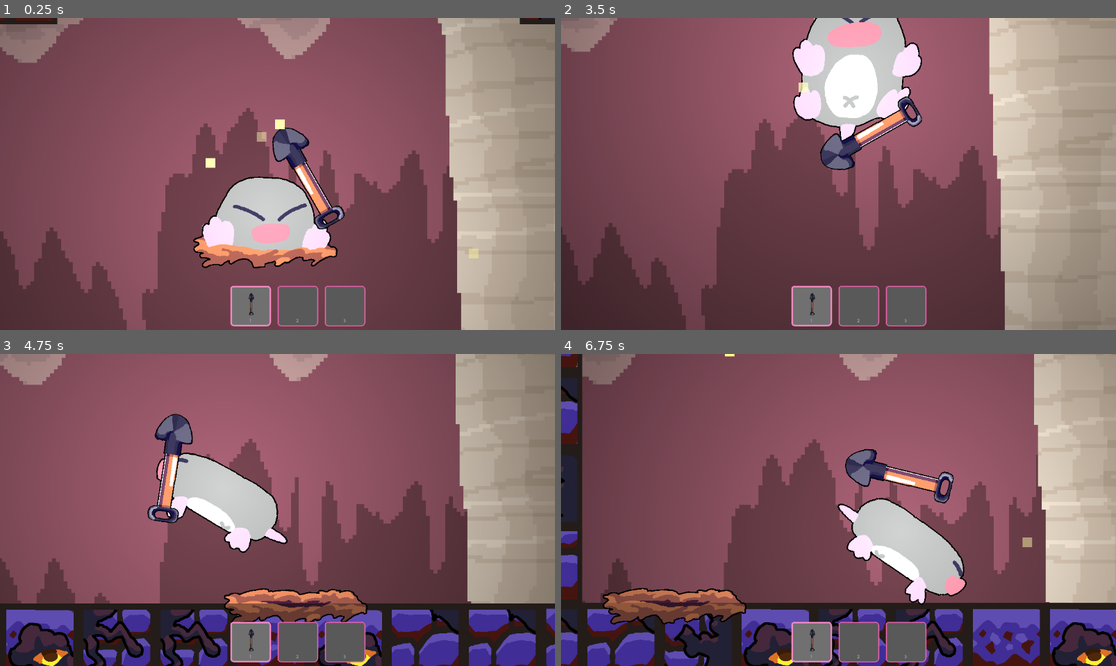
Above: before the commit, frames 1-4 (two rows, left to right).
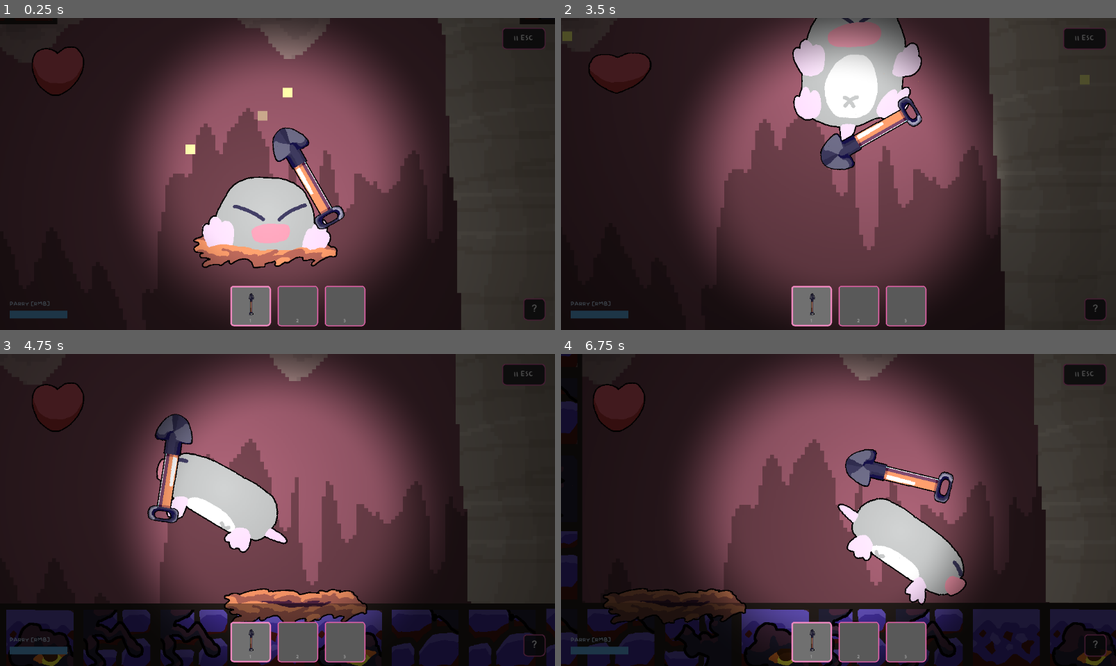
Above: after the commit, the same moments.

Repository: Geofoods/Holy-Moly
Game: Godot game, scene res://scenes/level_09.tscn
Two runs of this game, one before a commit and one after it. Both use one fixed random seed, a clock stepped at 60 frames per second and the inputs below. This scene is started directly instead of the project's main scene. The engine's default icon, where the game draws it, is replaced by a stand-in: a white triangle on a blue panel in a dark square.
Inputs (mouse positions are in pixels of both pictures, inside the frame that each line leads up to):
- Up to frame 1 (0.25 s): no input
- Up to frame 2 (3.5 s): tap Enter (ui_accept) at 0.5, 0.77, 1.52, 3.02 s; move the mouse to (960, 158) at 0.52 s; hold Right (ui_right) 0.53-1.28 s; tap Shift (dig_dash) at 0.6, 2.85 s; click (960, 158) at 0.67 s; move the mouse to (727, 189) at 1.27 s; hold Left (ui_left) 1.28-2.03 s; click (727, 189) at 1.35 s; move the mouse to (894, 105) at 2.02 s; hold Right (ui_right) 2.03-2.78 s; tap E at 2.1 s; click (894, 105) at 2.17 s; move the mouse to (810, 236) at 2.77 s; hold W from 2.78 s (still down); click (810, 236) at 2.92 s
- Up to frame 3 (4.75 s): move the mouse to (444, 556) at 3.52 s; release W at 3.53 s; hold Left (ui_left) from 3.53 s (still down); click (444, 556) at 3.6 s; tap Enter (ui_accept) at 3.77, 4.52 s; move the mouse to (111, 463) at 4.27 s; tap E at 4.35 s; click (111, 463) at 4.42 s
- Up to frame 4 (6.75 s): move the mouse to (866, 510) at 5.02 s; tap Shift (dig_dash) at 5.1 s; click (866, 510) at 5.17 s; move the mouse to (755, 432) at 5.77 s; release Left (ui_left) at 5.78 s; hold Right (ui_right) 5.78-6.53 s; click (755, 432) at 5.85 s; tap Enter (ui_accept) at 6.02 s; move the mouse to (960, 494) at 6.52 s; hold W from 6.53 s (still down); tap E at 6.6 s; click (960, 494) at 6.67 s

The runs differ from the first frame. In frame 1, 73% of the frame differs, in the area x 0-100%, y 0-100%; in frame 2, 70%; in frame 3, 67%; in frame 4, 68%.

Commit message:
game over screen

Diff:
--- a/scenes/game_over.tscn
+++ b/scenes/game_over.tscn
@@ -1,10 +1,11 @@
 [gd_scene format=3 uid="uid://c8k3m1qax2v7q"]
 
-[ext_resource type="Script" path="res://scripts/game_over.gd" id="1_gameover"]
-[ext_resource type="Texture2D" uid="uid://dfykrb6hlx3b" path="res://sprites/molejumpbold.png" id="2_molejump"]
-[ext_resource type="Shader" path="res://shaders/corrupted_bg.gdshader" id="4_shader"]
-[ext_resource type="Texture2D" path="res://Gameover.webp" id="5_gameoverimg"]
+[ext_resource type="Script" uid="uid://mmg7oyq1lu61" path="res://scripts/game_over.gd" id="1_gameover"]
+[ext_resource type="Texture2D" uid="uid://buaps737jhmeo" path="res://sprites/molejumpbold.png" id="2_molejump"]
+[ext_resource type="Shader" uid="uid://ch2hh4i0b8k0l" path="res://shaders/corrupted_bg.gdshader" id="4_shader"]
+[ext_resource type="Texture2D" uid="uid://v8nv0wnkuqeb" path="res://Gameover.webp" id="5_gameoverimg"]
 [ext_resource type="FontFile" uid="uid://bnyew5lradf4a" path="res://Baby Doll.otf" id="6_babydoll"]
+[ext_resource type="Texture2D" uid="uid://cy65itxnylhih" path="res://boss_bite.webp" id="6_v3hpu"]
 
 [sub_resource type="ShaderMaterial" id="ShaderMaterial_bg"]
 shader = ExtResource("4_shader")
@@ -12,15 +13,8 @@
 shader_parameter/scanline_opacity = 0.22
 shader_parameter/noise_strength = 0.07
 shader_parameter/glitch_speed = 2.4
-shader_parameter/base_color = Vector3(0.05, 0.03, 0.03)
-shader_parameter/tint_color = Vector3(0.55, 0.12, 0.12)
-
-[sub_resource type="SystemFont" id="SystemFont_mono"]
-font_names = PackedStringArray("Consolas", "Cascadia Mono", "Courier New", "monospace")
-
-[sub_resource type="FontVariation" id="FontVariation_ui"]
-base_font = SubResource("SystemFont_mono")
-spacing_glyph = 2
+shader_parameter/base_color = Color(0.035, 0.05, 0.04, 1)
+shader_parameter/tint_color = Color(0.15, 0.55, 0.3, 1)
 
 [sub_resource type="StyleBoxFlat" id="StyleBoxFlat_playbutton"]
 bg_color = Color(0.13, 0.75, 0.32, 1)
@@ -70,110 +64,243 @@
 corner_radius_bottom_right = 4
 corner_radius_bottom_left = 4
 
-[node name="GameOverScreen" type="Control"]
+[sub_resource type="AtlasTexture" id="AtlasTexture_irg28"]
+atlas = ExtResource("6_v3hpu")
+region = Rect2(0, 0, 310, 310)
+
+[sub_resource type="AtlasTexture" id="AtlasTexture_2jtsn"]
+atlas = ExtResource("6_v3hpu")
+region = Rect2(310, 0, 310, 310)
+
+[sub_resource type="AtlasTexture" id="AtlasTexture_8bugq"]
+atlas = ExtResource("6_v3hpu")
+region = Rect2(620, 0, 310, 310)
+
+[sub_resource type="AtlasTexture" id="AtlasTexture_wawo4"]
+atlas = ExtResource("6_v3hpu")
+region = Rect2(930, 0, 310, 310)
+
+[sub_resource type="AtlasTexture" id="AtlasTexture_56v3a"]
+atlas = ExtResource("6_v3hpu")
+region = Rect2(1240, 0, 310, 310)
+
+[sub_resource type="AtlasTexture" id="AtlasTexture_o57t2"]
+atlas = ExtResource("6_v3hpu")
+region = Rect2(1550, 0, 310, 310)
+
+[sub_resource type="SpriteFrames" id="SpriteFrames_uq3qu"]
+animations = [{
+"frames": [{
+"duration": 1.0,
+"texture": SubResource("AtlasTexture_irg28")
+}, {
+"duration": 1.0,
+"texture": SubResource("AtlasTexture_2jtsn")
+}, {
+"duration": 1.0,
+"texture": SubResource("AtlasTexture_8bugq")
+}, {
+"duration": 1.0,
+"texture": SubResource("AtlasTexture_wawo4")
+}, {
+"duration": 1.0,
+"texture": SubResource("AtlasTexture_56v3a")
+}, {
+"duration": 1.0,
+"texture": SubResource("AtlasTexture_o57t2")
+}],
+"loop": false,
+"name": &"default",
+"speed": 6.0
+}]
+
+[sub_resource type="Animation" id="Animation_0p6qk"]
+length = 0.001
+tracks/0/type = "value"
+tracks/0/imported = false
+tracks/0/enabled = true
+tracks/0/path = NodePath(".:scale")
+tracks/0/interp = 1
+tracks/0/loop_wrap = true
+tracks/0/keys = {
+"times": PackedFloat32Array(0),
+"transitions": PackedFloat32Array(1),
+"update": 0,
+"values": [Vector2(1.4129032, 1)]
+}
+tracks/1/type = "value"
+tracks/1/imported = false
+tracks/1/enabled = true
+tracks/1/path = NodePath(".:modulate")
+tracks/1/interp = 1
+tracks/1/loop_wrap = true
+tracks/1/keys = {
+"times": PackedFloat32Array(0),
+"transitions": PackedFloat32Array(1),
+"update": 0,
+"values": [Color(1, 1, 1, 1)]
+}
+tracks/2/type = "value"
+tracks/2/imported = false
+tracks/2/enabled = true
+tracks/2/path = NodePath(".:position")
+tracks/2/interp = 1
+tracks/2/loop_wrap = true
+tracks/2/keys = {
+"times": PackedFloat32Array(0),
+"transitions": PackedFloat32Array(1),
+"update": 0,
+"values": [Vector2(560, 296)]
+}
+
+[sub_resource type="Animation" id="Animation_s4bmq"]
+resource_name = "deathanimation"
+tracks/0/type = "value"
+tracks/0/imported = false
+tracks/0/enabled = true
+tracks/0/path = NodePath(".:scale")
+tracks/0/interp = 1
+tracks/0/loop_wrap = true
+tracks/0/keys = {
+"times": PackedFloat32Array(0, 1),
+"transitions": PackedFloat32Array(1, 1),
+"update": 0,
+"values": [Vector2(1.4129032, 1), Vector2(16, 12.759)]
+}
+tracks/1/type = "value"
+tracks/1/imported = false
+tracks/1/enabled = true
+tracks/1/path = NodePath(".:modulate")
+tracks/1/interp = 1
+tracks/1/loop_wrap = true
+tracks/1/keys = {
+"times": PackedFloat32Array(0, 0.8, 1),
+"transitions": PackedFloat32Array(1, 1, 1),
+"update": 0,
+"values": [Color(1, 1, 1, 1), Color(1, 1, 1, 0.75686276), Color(1, 1, 1, 0)]
+}
+tracks/2/type = "value"
+tracks/2/imported = false
+tracks/2/enabled = false
+tracks/2/path = NodePath(".:position")
+tracks/2/interp = 1
+tracks/2/loop_wrap = true
+tracks/2/keys = {
+"times": PackedFloat32Array(),
+"transitions": PackedFloat32Array(),
+"update": 0,
+"values": []
+}
+
+[sub_resource type="AnimationLibrary" id="AnimationLibrary_r8nfu"]
+_data = {
+&"RESET": SubResource("Animation_0p6qk"),
+&"deathanimation": SubResource("Animation_s4bmq")
+}
+
+[node name="GameOverScreen" type="Control" unique_id=1076532309]
 layout_mode = 3
-anchor_left = 0.0
-anchor_top = 0.0
+anchors_preset = 15
 anchor_right = 1.0
 anchor_bottom = 1.0
 script = ExtResource("1_gameover")
 
-[node name="Background" type="ColorRect" parent="."]
+[node name="Background" type="ColorRect" parent="." unique_id=1182234500]
+material = SubResource("ShaderMaterial_bg")
 layout_mode = 1
-anchor_left = 0.0
-anchor_top = 0.0
+anchors_preset = 15
 anchor_right = 1.0
 anchor_bottom = 1.0
-material = SubResource("ShaderMaterial_bg")
 color = Color(0.05, 0.03, 0.03, 1)
 
-[node name="MoleAnimation" type="TextureRect" parent="."]
+[node name="MoleAnimation" type="TextureRect" parent="." unique_id=814121239]
 layout_mode = 0
 offset_left = -180.0
-offset_right = 0.0
 offset_top = -240.0
-offset_bottom = 0.0
-modulate = Color(1, 1, 1, 1)
 texture = ExtResource("2_molejump")
 expand_mode = 1
 stretch_mode = 5
 
-[node name="DeathFlash" type="ColorRect" parent="."]
+[node name="DeathFlash" type="ColorRect" parent="." unique_id=860997447]
+modulate = Color(1, 1, 1, 0)
 layout_mode = 1
-anchor_left = 0.0
-anchor_top = 0.0
+anchors_preset = 15
 anchor_right = 1.0
 anchor_bottom = 1.0
 mouse_filter = 2
 color = Color(0.9, 0.05, 0.05, 1)
-modulate = Color(1, 1, 1, 0)
-
-[node name="CenterContainer" type="CenterContainer" parent="."]
+
+[node name="CenterContainer" type="CenterContainer" parent="." unique_id=695196947]
 layout_mode = 1
-anchor_left = 0.0
-anchor_top = 0.0
+anchors_preset = 15
 anchor_right = 1.0
 anchor_bottom = 1.0
-
-[node name="VBoxContainer" type="VBoxContainer" parent="CenterContainer"]
+grow_horizontal = 2
+grow_vertical = 2
+
+[node name="VBoxContainer" type="VBoxContainer" parent="CenterContainer" unique_id=638782238]
 layout_mode = 2
 size_flags_horizontal = 2
 size_flags_vertical = 2
+theme_override_constants/separation = 40
 alignment = 1
-theme_override_constants/separation = 40
-
-[node name="TitleImage" type="TextureRect" parent="CenterContainer/VBoxContainer"]
+
+[node name="TitleImage" type="TextureRect" parent="CenterContainer/VBoxContainer" unique_id=1401454189]
+custom_minimum_size = Vector2(520, 170)
 layout_mode = 2
 size_flags_horizontal = 4
-custom_minimum_size = Vector2(520, 170)
 texture = ExtResource("5_gameoverimg")
 expand_mode = 1
 stretch_mode = 5
 
-[node name="SubtitleLabel" type="Label" parent="CenterContainer/VBoxContainer"]
-layout_mode = 2
-text = "> run terminated._"
-theme_override_font_sizes/font_size = 24
-theme_override_fonts/font = SubResource("FontVariation_ui")
-theme_override_colors/font_color = Color(0.75, 0.55, 0.55, 1)
-horizontal_alignment = 1
-
-[node name="Spacer" type="Control" parent="CenterContainer/VBoxContainer"]
-layout_mode = 2
+[node name="Spacer" type="Control" parent="CenterContainer/VBoxContainer" unique_id=2034810925]
 custom_minimum_size = Vector2(0, 30)
-
-[node name="ButtonContainer" type="HBoxContainer" parent="CenterContainer/VBoxContainer"]
-layout_mode = 2
+layout_mode = 2
+
+[node name="ButtonContainer" type="HBoxContainer" parent="CenterContainer/VBoxContainer" unique_id=534225505]
+layout_mode = 2
+theme_override_constants/separation = 30
 alignment = 1
-theme_override_constants/separation = 30
-
-[node name="PlayAgainButton" type="Button" parent="CenterContainer/VBoxContainer/ButtonContainer"]
+
+[node name="PlayAgainButton" type="Button" parent="CenterContainer/VBoxContainer/ButtonContainer" unique_id=1177331322]
+custom_minimum_size = Vector2(180, 70)
 layout_mode = 2
 size_flags_horizontal = 0
-custom_minimum_size = Vector2(180, 70)
-text = "PLAY AGAIN"
-theme_override_font_sizes/font_size = 22
-theme_override_fonts/font = ExtResource("6_babydoll")
 theme_override_colors/font_color = Color(0.03, 0.03, 0.03, 1)
 theme_override_colors/font_outline_color = Color(0, 0, 0, 1)
+theme_override_fonts/font = ExtResource("6_babydoll")
+theme_override_font_sizes/font_size = 22
 theme_override_styles/normal = SubResource("StyleBoxFlat_playbutton")
+theme_override_styles/pressed = SubResource("StyleBoxFlat_playbutton_hover")
 theme_override_styles/hover = SubResource("StyleBoxFlat_playbutton_hover")
-theme_override_styles/pressed = SubResource("StyleBoxFlat_playbutton_hover")
 theme_override_styles/focus = SubResource("StyleBoxFlat_playbutton_hover")
-
-[node name="CancelButton" type="Button" parent="CenterContainer/VBoxContainer/ButtonContainer"]
+text = "PLAY AGAIN"
+
+[node name="CancelButton" type="Button" parent="CenterContainer/VBoxContainer/ButtonContainer" unique_id=879550337]
+custom_minimum_size = Vector2(180, 70)
 layout_mode = 2
 size_flags_horizontal = 0
-custom_minimum_size = Vector2(180, 70)
-text = "CANCEL"
-theme_override_font_sizes/font_size = 24
-theme_override_fonts/font = ExtResource("6_babydoll")
 theme_override_colors/font_color = Color(0.95, 0.95, 0.95, 1)
 theme_override_colors/font_outline_color = Color(0, 0, 0, 1)
+theme_override_fonts/font = ExtResource("6_babydoll")
+theme_override_font_sizes/font_size = 24
 theme_override_styles/normal = SubResource("StyleBoxFlat_exitbutton")
+theme_override_styles/pressed = SubResource("StyleBoxFlat_exitbutton_hover")
 theme_override_styles/hover = SubResource("StyleBoxFlat_exitbutton_hover")
-theme_override_styles/pressed = SubResource("StyleBoxFlat_exitbutton_hover")
 theme_override_styles/focus = SubResource("StyleBoxFlat_exitbutton_hover")
+text = "CANCEL"
+
+[node name="AnimatedSprite2D" type="AnimatedSprite2D" parent="." unique_id=165238040]
+position = Vector2(560, 296)
+scale = Vector2(1.4129032, 1)
+sprite_frames = SubResource("SpriteFrames_uq3qu")
+autoplay = "default"
+frame = 5
+frame_progress = 1.0
+
+[node name="AnimationPlayer" type="AnimationPlayer" parent="AnimatedSprite2D" unique_id=983133425]
+libraries/ = SubResource("AnimationLibrary_r8nfu")
+autoplay = &"deathanimation"
 
 [connection signal="pressed" from="CenterContainer/VBoxContainer/ButtonContainer/PlayAgainButton" to="." method="_on_play_again_pressed"]
 [connection signal="pressed" from="CenterContainer/VBoxContainer/ButtonContainer/CancelButton" to="." method="_on_cancel_pressed"]
--- a/scenes/level_09.tscn
+++ b/scenes/level_09.tscn
@@ -11,13 +11,13 @@
 [ext_resource type="PackedScene" path="res://scenes/death_plane.tscn" id="10_deathplane"]
 [ext_resource type="TileSet" uid="uid://d07lidnoim34q" path="res://tileset.tres" id="12_2ph1e"]
 [ext_resource type="PackedScene" uid="uid://brmtyiqcy1wkv" path="res://scenes/inventory_ui.tscn" id="12_invui"]
-[ext_resource type="Script" path="res://scripts/firefly_spawner.gd" id="firefly_script"]
 [ext_resource type="PackedScene" uid="uid://k06dbe7sq1ph" path="res://scenes/goblinenemy.tscn" id="14_f4ykh"]
 [ext_resource type="PackedScene" uid="uid://bcd57whed7bys" path="res://chest.tscn" id="15_wjc4k"]
 [ext_resource type="PackedScene" uid="uid://u77s8ew4xenh" path="res://scenes/beetleenemy.tscn" id="16_1ohpt"]
 [ext_resource type="PackedScene" uid="uid://iuqjuk37ur0d" path="res://scenes/slimeenemy.tscn" id="17_dxywq"]
+[ext_resource type="Script" path="res://scripts/dynamic_vignette.gd" id="dyn_vignette"]
+[ext_resource type="Script" uid="uid://bxii3vbhirjou" path="res://scripts/firefly_spawner.gd" id="firefly_script"]
 [ext_resource type="PackedScene" path="res://scenes/info_popup.tscn" id="info_popup_res"]
-[ext_resource type="Script" path="res://scripts/dynamic_vignette.gd" id="dyn_vignette"]
 
 [sub_resource type="StyleBoxFlat" id="StyleBoxFlat_pausebutton"]
 bg_color = Color(0.1, 0.1, 0.12, 0.85)
@@ -69,15 +69,12 @@
 position = Vector2(2155, 1496)
 
 [node name="CanvasLayer" type="CanvasLayer" parent="." unique_id=71896557]
-visible = false
 
 [node name="heart" parent="CanvasLayer" unique_id=1207891791 instance=ExtResource("3_sugp2")]
-visible = false
 position = Vector2(117.99999, 113.99999)
 scale = Vector2(0.24147864, 0.24147864)
 
 [node name="PauseButton" type="Button" parent="CanvasLayer" unique_id=2042132586]
-visible = false
 anchors_preset = 1
 anchor_left = 1.0
 anchor_right = 1.0
@@ -125,11 +122,8 @@
 [node name="InfoPopup" parent="." unique_id=662586734 instance=ExtResource("info_popup_res")]
 
 [node name="VignetteLayer" type="CanvasLayer" parent="." unique_id=182643830]
-visible = false
 
 [node name="VignetteRect" type="ColorRect" parent="VignetteLayer" unique_id=1731371193]
-script = ExtResource("dyn_vignette")
-visible = false
 material = SubResource("ShaderMaterial_vignette")
 anchors_preset = 15
 anchor_right = 1.0
@@ -137,8 +131,9 @@
 grow_horizontal = 2
 grow_vertical = 2
 mouse_filter = 2
-
-[node name="FireflySpawner" type="Node2D" parent="."]
+script = ExtResource("dyn_vignette")
+
+[node name="FireflySpawner" type="Node2D" parent="." unique_id=1326414272]
 script = ExtResource("firefly_script")
 
 [node name="TileMap" type="TileMap" parent="." unique_id=1481215778]
--- a/scripts/boss.gd
+++ b/scripts/boss.gd
@@ -3,7 +3,7 @@
 const MAX_HEALTH := 40.0
 const PAN_DURATION := 1.5
 const HOLD_DURATION := 1.5
-const DESCENT_SPEED := 200.0
+const DESCENT_SPEED := 400.0
 const SPIT_INTERVAL := 3.0
 const PROJECTILE_SPEED := 400.0
 
@@ -203,8 +203,7 @@
 		_spit_cooldown = SPIT_INTERVAL
 
 	_break_tiles_in_path()
-	velocity.y = DESCENT_SPEED
-	move_and_slide()
+	global_position.y += DESCENT_SPEED * delta
 
 func _spit() -> void:
 	var mole := get_tree().get_first_node_in_group("mole") as Node2D
@@ -296,6 +295,7 @@
 	var mole_cam := _cutscene_mole.get_node("Camera2D") as Camera2D
 	mole_cam.enabled = true
 	mole_cam.zoom = Vector2(0.5, 0.5)
+	mole_cam.position.y = -500
 
 	process_mode = PROCESS_MODE_INHERIT
 	trigger.process_mode = PROCESS_MODE_INHERIT
--- a/scripts/boss_projectile.gd
+++ b/scripts/boss_projectile.gd
@@ -33,7 +33,14 @@
 	SFX.play("explosion", global_position)
 	_spawn_explosion_particles()
 	_break_tiles()
-	queue_free()
+	set_physics_process(false)
+	set_process(false)
+	if has_node("CollisionShape2D"):
+		$CollisionShape2D.set_deferred("disabled", true)
+	var tw := create_tween().set_ease(Tween.EASE_OUT).set_trans(Tween.TRANS_SINE)
+	tw.tween_property(self, "scale", scale * 3.0, 0.4)
+	tw.parallel().tween_property(self, "modulate:a", 0.0, 0.4)
+	tw.tween_callback(queue_free)
 
 func _spawn_explosion_particles() -> void:
 	var particles := GPUParticles2D.new()
--- a/scripts/firefly_spawner.gd
+++ b/scripts/firefly_spawner.gd
@@ -1,7 +1,7 @@
 extends Node2D
 
 const MAX_FIREFLIES := 12
-const SPAWN_RADIUS := 500.0
+const SPAWN_RADIUS := 1000.0
 const DESPAWN_DIST := 1200.0
 
 var firefly_scene := preload("res://scenes/firefly.tscn")
--- a/scripts/game_over.gd
+++ b/scripts/game_over.gd
@@ -6,6 +6,8 @@
 const FALL_X_RATIO := 0.78
 
 func _ready():
+	var viewport_size: Vector2 = get_viewport_rect().size
+	$AnimatedSprite2D.position = viewport_size / 2.0
 	var vbox = $CenterContainer/VBoxContainer
 	vbox.modulate.a = 0.0
 	vbox.scale = Vector2(0.85, 0.85)
--- a/scripts/sword.gd
+++ b/scripts/sword.gd
@@ -27,7 +27,11 @@
 @onready var sprite: Sprite2D = $Sprite2D
 @onready var trail: Line2D = $Trail
 
+var tile_highlight: Sprite2D
+
 func _ready() -> void:
+	_tilemap_refresh()
+	_setup_tile_highlight()
 	trail.width = 12.0
 	trail.default_color = Color(1.0, 1.0, 1.0, 0.6)
 	trail.gradient = Gradient.new()
@@ -43,9 +47,52 @@
 	for i in range(1, 4):
 		deflect_sounds.append(load("res://sounds/deflect_%d.ogg" % i))
 
+func _tilemap_refresh() -> TileMap:
+	var tilemap := get_parent().get_parent().get_node_or_null("TileMap") as TileMap
+	return tilemap
+
+func _setup_tile_highlight() -> void:
+	if not _tilemap_refresh():
+		return
+	var image := Image.create(1, 1, false, Image.FORMAT_RGBA8)
+	image.set_pixel(0, 0, Color.WHITE)
+	var tex := ImageTexture.create_from_image(image)
+	tile_highlight = Sprite2D.new()
+	tile_highlight.name = "TileHighlight"
+	tile_highlight.texture = tex
+	tile_highlight.modulate = Color(1.0, 0.9, 0.5, 0.25)
+	tile_highlight.scale = Vector2(80, 80)
+	tile_highlight.centered = true
+	tile_highlight.z_index = 100
+	tile_highlight.z_as_relative = false
+	get_parent().get_parent().add_child(tile_highlight)
+	tile_highlight.hide()
+
+func _update_tile_highlight() -> void:
+	if not visible or is_swinging:
+		if tile_highlight:
+			tile_highlight.hide()
+		return
+	if not tile_highlight:
+		return
+	var tilemap := _tilemap_refresh()
+	if not tilemap:
+		tile_highlight.hide()
+		return
+	var mouse_global := get_global_mouse_position()
+	var tile_pos := tilemap.local_to_map(tilemap.to_local(mouse_global))
+	var source_id := tilemap.get_cell_source_id(0, tile_pos)
+	var has_decoration := tilemap.get_layers_count() >= 2 and tilemap.get_cell_source_id(1, tile_pos) != -1
+	if source_id == -1 and not has_decoration:
+		tile_highlight.hide()
+		return
+	tile_highlight.global_position = tilemap.to_global(tilemap.map_to_local(tile_pos))
+	tile_highlight.show()
+
 func _process(delta: float) -> void:
 	_update_trail()
 	_update_parry(delta)
+	_update_tile_highlight()
 
 	if is_swinging:
 		return
